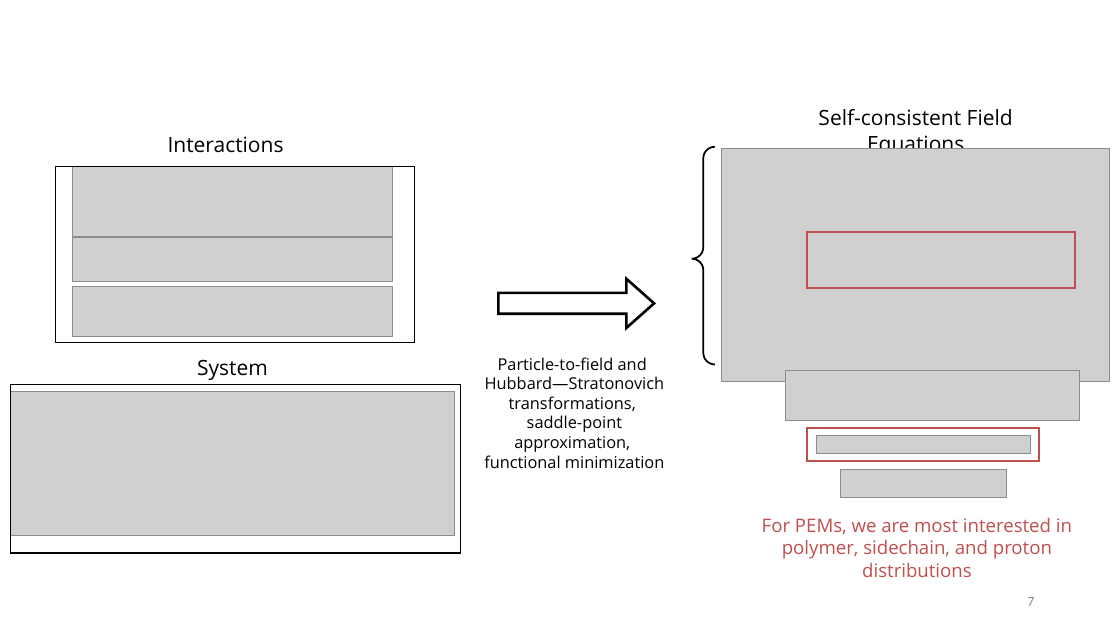
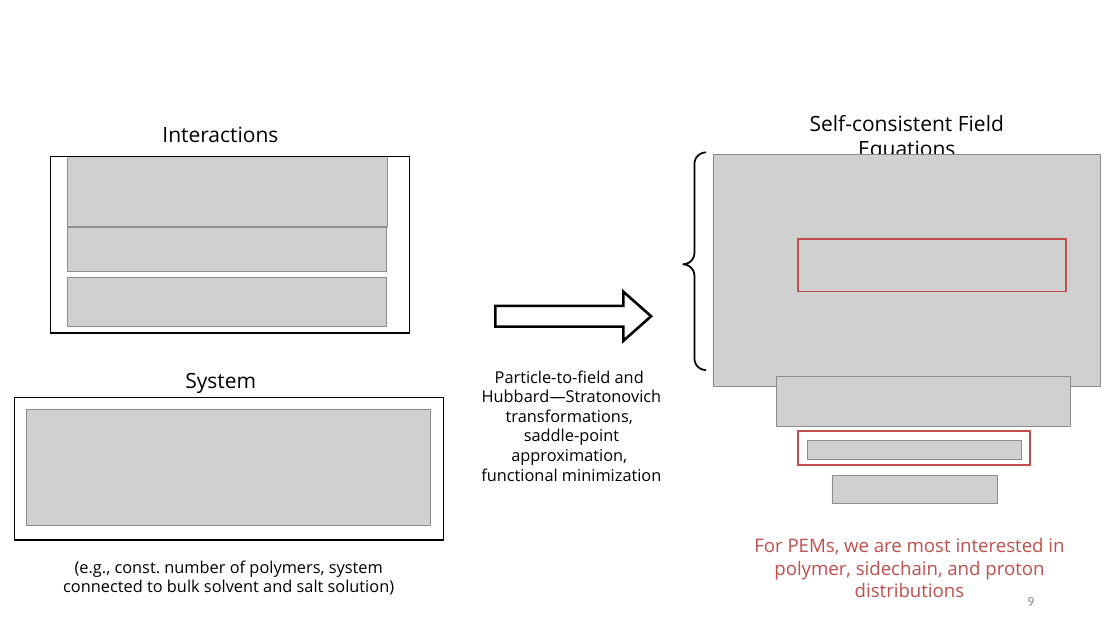
Before and after one commit to tyokokur/presentations, a slide deck: slide 9 of 20240722 NAF Intro.pptx (slide 7 before the commit). Drawn at 1120x630 pixels with LibreOffice and Linux fonts; fonts in the diff are those of the drawing; grey boxes stand for pictures; background and template pictures are left out. Boxes give left, top, right and bottom in pixels: in the first picture for what was removed or moved away, otherwise in the second. Text is boxed around its words. In the diff, an @@ line names an element or a change of style, - is before the commit and + after.

```diff
--- a/20240722 NAF Intro.pptx
+++ b/20240722 NAF Intro.pptx
@@ 3 pictures, 1 text, 1 rectangle: place and size @@
-3 pictures, 1 text, 1 rectangle at (55, 136, 414, 343)
+3 pictures, 1 text, 1 rectangle at (50, 126, 409, 334)
@@ 4 pictures, 2 rectangles, 1 text, 1 left brace: place and size @@
-4 pictures, 2 rectangles, 1 text, 1 left brace at (692, 109, 1110, 497)
+4 pictures, 2 rectangles, 1 text, 1 left brace at (683, 115, 1102, 503)
@@ right arrow: place and size @@
-right arrow at (498, 279, 654, 329)
+right arrow at (496, 292, 651, 341)
@@ text "System": place and size @@
-text "System" at (197, 359, 268, 380)
+text "System" at (185, 372, 256, 393)
@@ text "Particle-to-field and Hubbard—Stratonovich transformations,  ...": place and size @@
-text "Particle-to-field and Hubbard—Stratonovich transformations,  ..." at (484, 357, 665, 468)
+text "Particle-to-field and Hubbard—Stratonovich transformations,  ..." at (481, 370, 662, 481)
@@ rectangle: place and size @@
-rectangle at (10, 385, 460, 553)
+rectangle at (15, 397, 444, 539)
@@ picture: place and size @@
-picture at (10, 392, 455, 535)
+picture at (27, 410, 430, 526)
@@ text "For PEMs, we are most ...": place and size @@
-text "For PEMs, we are most ..." at (762, 518, 1072, 577)
+text "For PEMs, we are most ..." at (754, 538, 1064, 597)
@@ text added at (63, 560, 394, 595), 14 pt, text #000000 @@
+(e.g., const. number of polymers, system connected to bulk solvent and salt solution)
@@ page number at (1027, 597, 1034, 606): text changed @@
-7
+9
```
Also in this commit, not shown: 5 other slides changed, 3 slides added, 1 slide removed.
